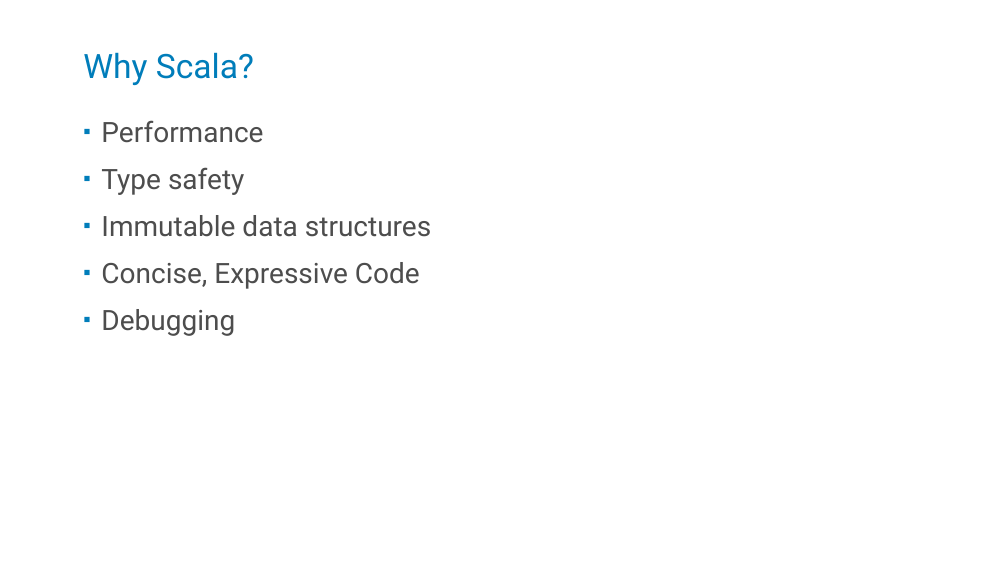
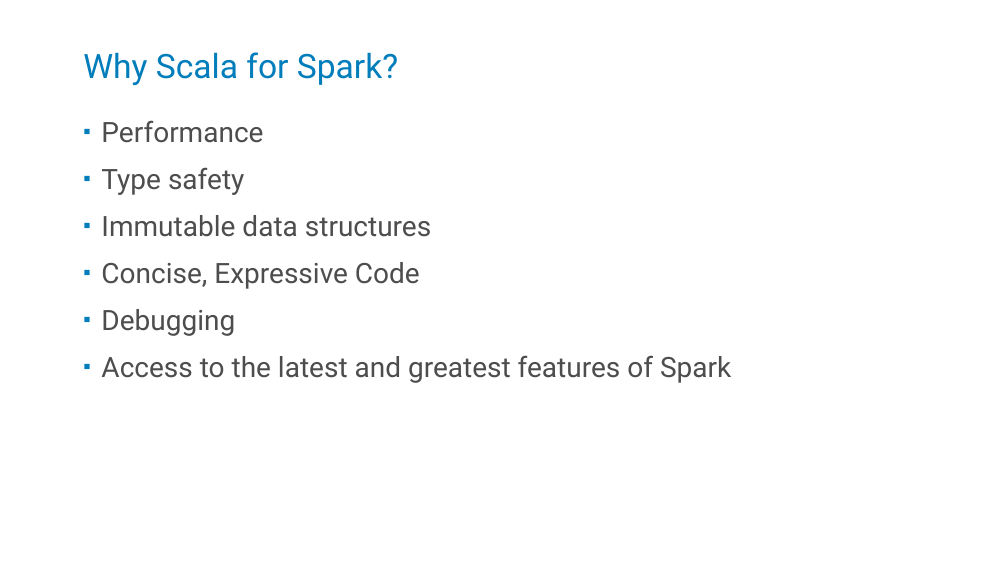
Before and after one commit to kstanaszek/SparkAndScalaInTandem, a slide deck: slide 13 of src/main/resources/slides.pptx. Drawn at 1008x567 pixels with LibreOffice and Linux fonts; fonts in the diff are those of the drawing. Boxes give left, top, right and bottom in pixels: in the first picture for what was removed or moved away, otherwise in the second. Text is boxed around its words. In the diff, an @@ line names an element or a change of style, - is before the commit and + after.

```diff
--- a/src/main/resources/slides.pptx
+++ b/src/main/resources/slides.pptx
@@ title at [83, 52, 398, 85]: text changed @@
-Why Scala?
+Why Scala for Spark?
@@ text at [101, 355, 731, 383]: paragraph added @@
+▪ Access to the latest and greatest features of Spark
```
Also in this commit, not shown: 4 other slides changed, 1 slide added.
